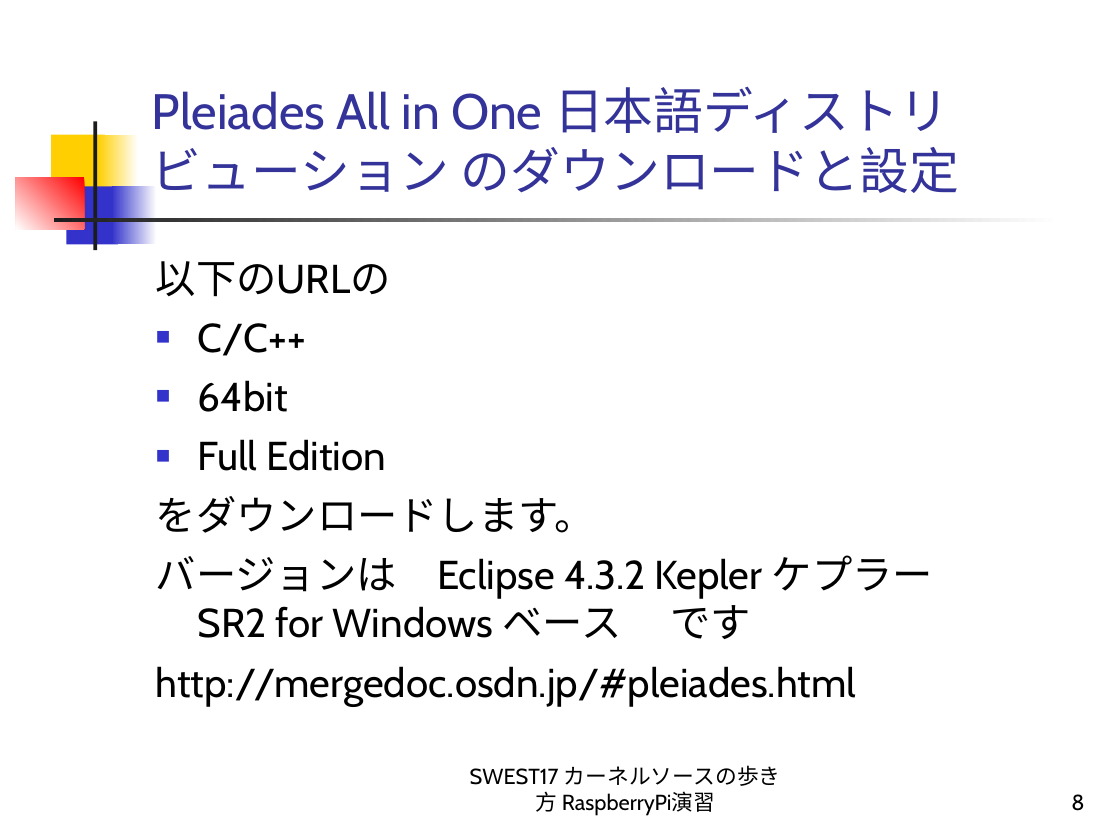
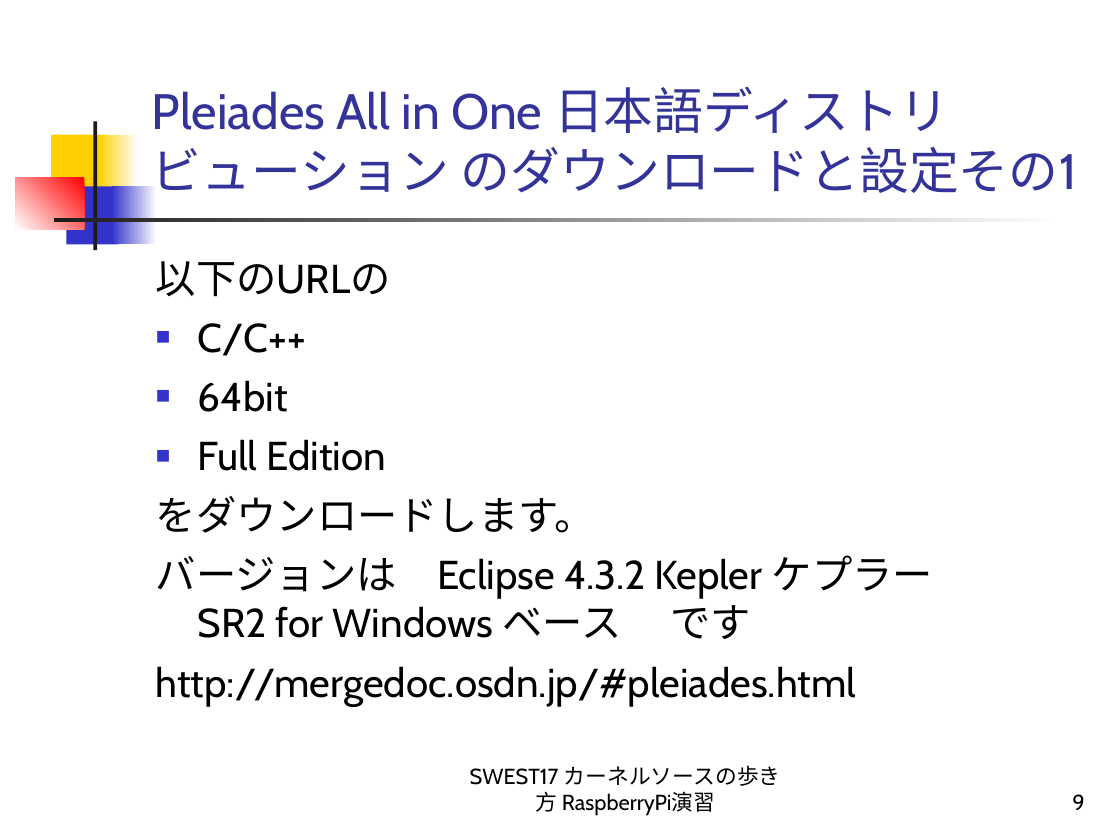
Before and after one commit to alvstakahashi/RPI-SHRINK-SSP-FULL, a slide deck: slide 9 of カーネルソースの歩き方 RaspberryPi演習.ppt (slide 8 before the commit). Drawn at 1120x840 pixels with LibreOffice and Linux fonts; fonts in the diff are those of the drawing. Boxes give left, top, right and bottom in pixels: in the first picture for what was removed or moved away, otherwise in the second. Text is boxed around its words. In the diff, an @@ line names an element or a change of style, - is before the commit and + after.

```diff
--- a/カーネルソースの歩き方 RaspberryPi演習.ppt
+++ b/カーネルソースの歩き方 RaspberryPi演習.ppt
@@ title at box(152, 86, 1077, 193): text changed @@
-Pleiades All in One 日本語ディストリビューション のダウンロードと設定
+Pleiades All in One 日本語ディストリビューション のダウンロードと設定その1
@@ page number at box(1072, 794, 1084, 810): text changed @@
-8
+9
```
Also in this commit, not shown: 23 other slides changed, 1 slide added.
